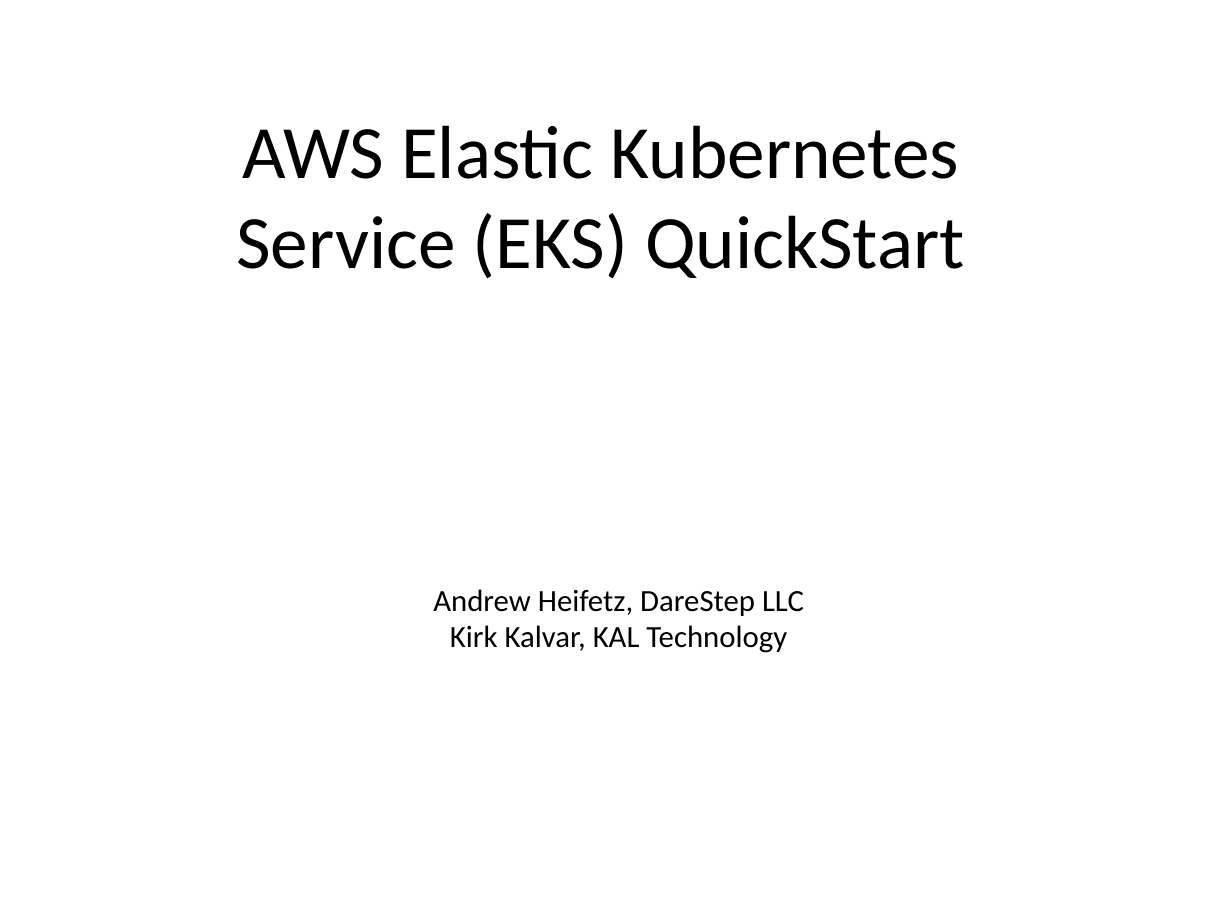
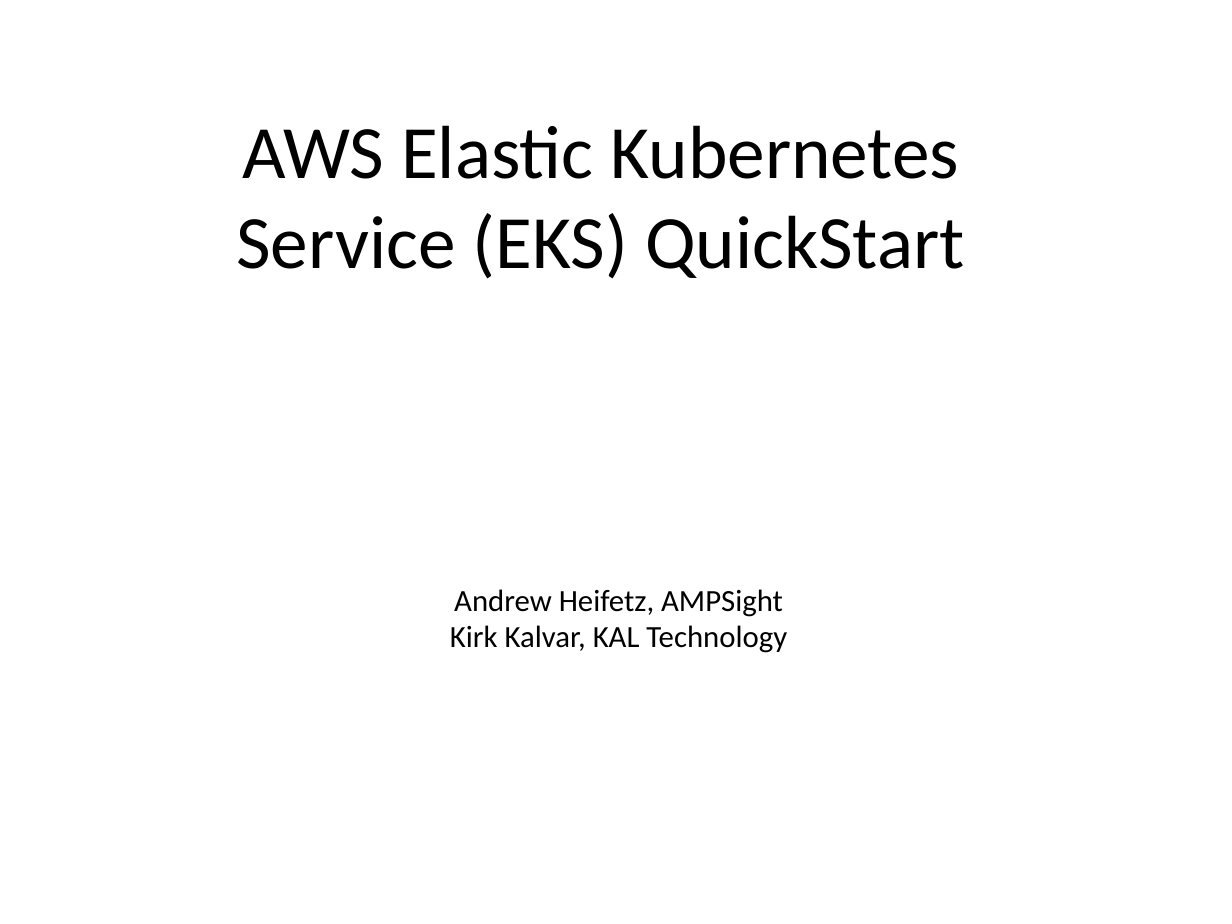
Before and after one commit to kskalvar/aws-eks-cluster-quickstart, a slide deck: slide 1 of slides/AWS-EKS-Cluster-Quickstart.pptx. Drawn at 1232x924 pixels with LibreOffice and Linux fonts; fonts in the diff are those of the drawing. Boxes give left, top, right and bottom in pixels: in the first picture for what was removed or moved away, otherwise in the second. Text is boxed around its words. In the diff, an @@ line names an element or a change of style, - is before the commit and + after.

```diff
--- a/slides/AWS-EKS-Cluster-Quickstart.pptx
+++ b/slides/AWS-EKS-Cluster-Quickstart.pptx
@@ text at (454,589,783,617): text changed @@
-Andrew Heifetz, DareStep LLC
+Andrew Heifetz, AMPSight
```
Also in this commit, not shown: 1 other slide changed.
